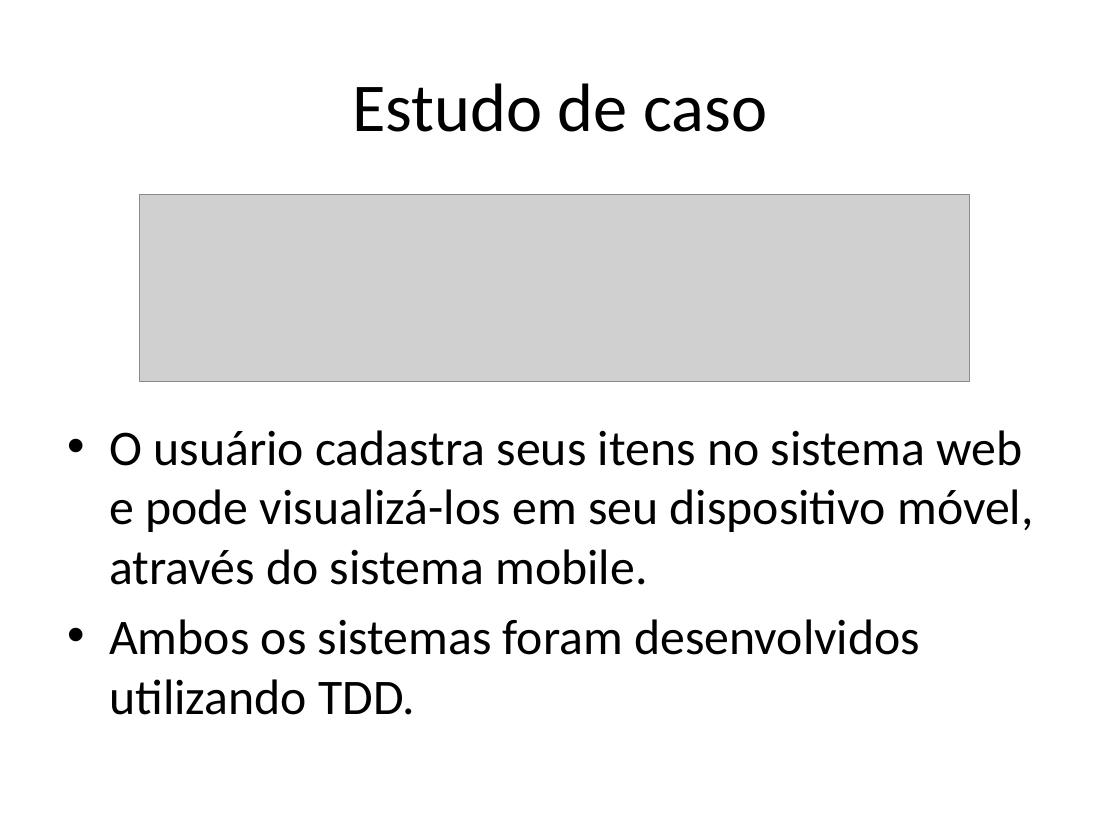
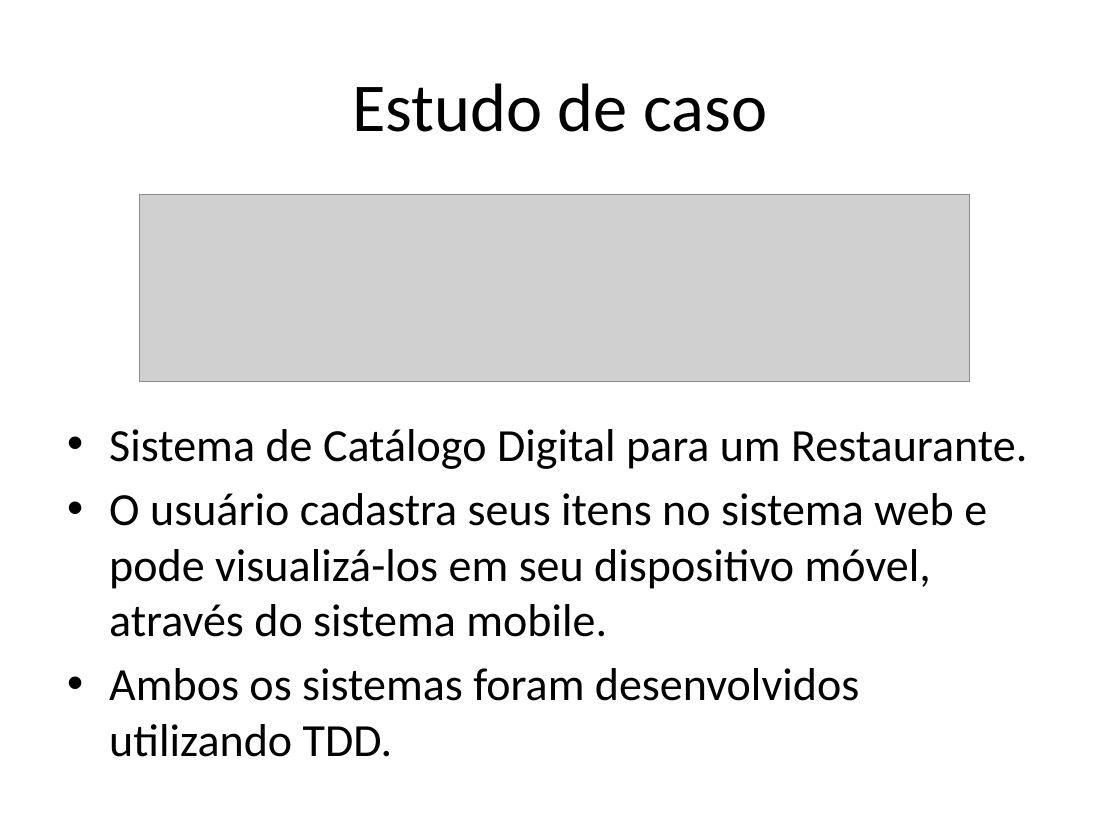
Before and after one commit to jpjcjbr/tccjp, a slide deck: slide 9 of apresentacao tcc.pptx (slide 8 before the commit). Drawn at 1120x840 pixels with LibreOffice and Linux fonts; fonts in the diff are those of the drawing; grey boxes stand for pictures. Boxes give left, top, right and bottom in pixels: in the first picture for what was removed or moved away, otherwise in the second. Text is boxed around its words. In the diff, an @@ line names an element or a change of style, - is before the commit and + after.

```diff
--- a/apresentacao tcc.pptx
+++ b/apresentacao tcc.pptx
@@ text at [109,429,1027,469]: paragraph added @@
+• Sistema de Catálogo Digital para um Restaurante.
@@ text at [109,493,987,757]: size 32 to 29.6 pt in "O usuário cadastra seus itens no sistema ...", "Ambos os sistemas foram desenvolvidos utilizando TDD." @@
```
Also in this commit, not shown: 11 other slides changed, 3 slides added, 1 other file.
